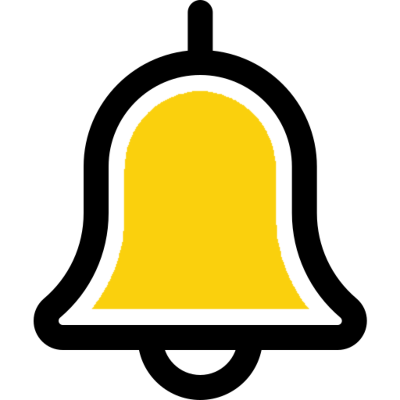
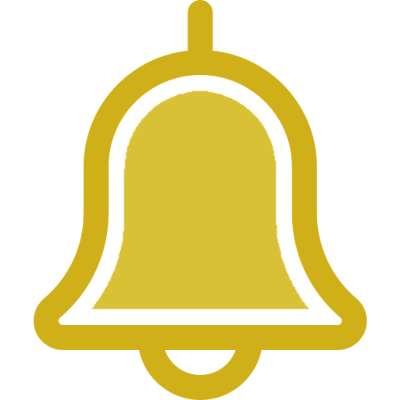
Layered file, before and after one edit (400x400). Changes by layer:
added layer "Layer #2" above "Layer #1" over (x1=33, y1=0, x2=368, y2=400)
added layer "Layer #1" above "bell.png" over (x1=91, y1=90, x2=310, y2=310)
hid "bell.png" over (x1=33, y1=0, x2=368, y2=400)
hid "Layer" over (x1=91, y1=90, x2=310, y2=310)
